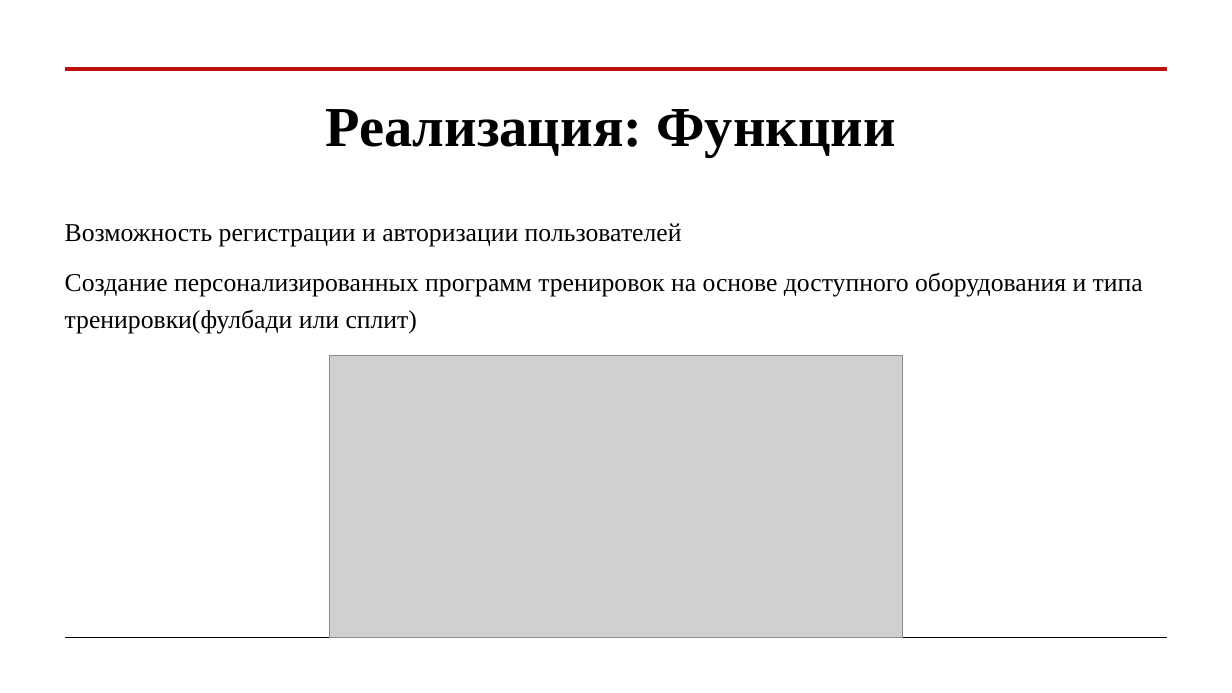
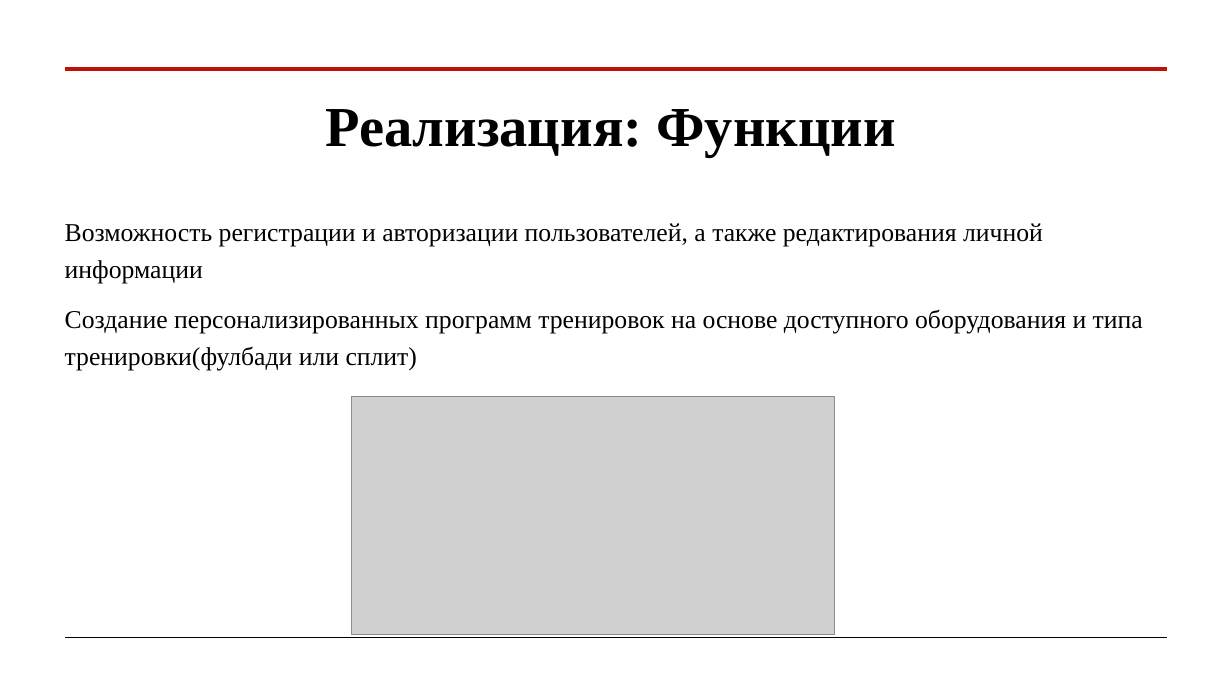
Before and after one commit to KaDDmy/Web-coach, a slide deck: slide 4 of WEBproject.pptx. Drawn at 1232x693 pixels with LibreOffice and Linux fonts; fonts in the diff are those of the drawing; grey boxes stand for pictures. Boxes give left, top, right and bottom in pixels: in the first picture for what was removed or moved away, otherwise in the second. Text is boxed around its words. In the diff, an @@ line names an element or a change of style, - is before the commit and + after.

```diff
--- a/WEBproject.pptx
+++ b/WEBproject.pptx
@@ text at [65,223,1043,284]: text changed @@
-Возможность регистрации и авторизации пользователей
+Возможность регистрации и авторизации пользователей, а также редактирования личной информации
@@ picture: place and size @@
-picture at [330,356,903,638]
+picture at [352,396,836,634]
```
Also in this commit, not shown: 2 other slides changed, 5 other files.
